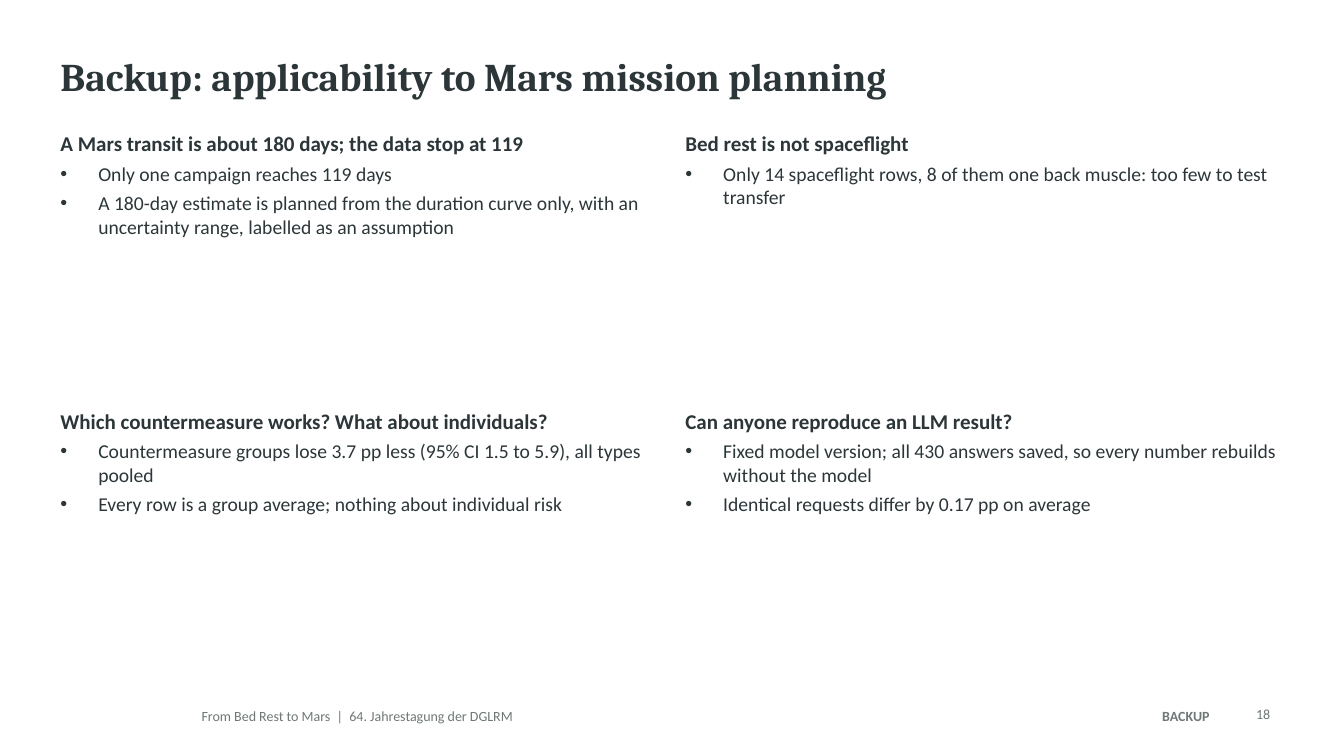
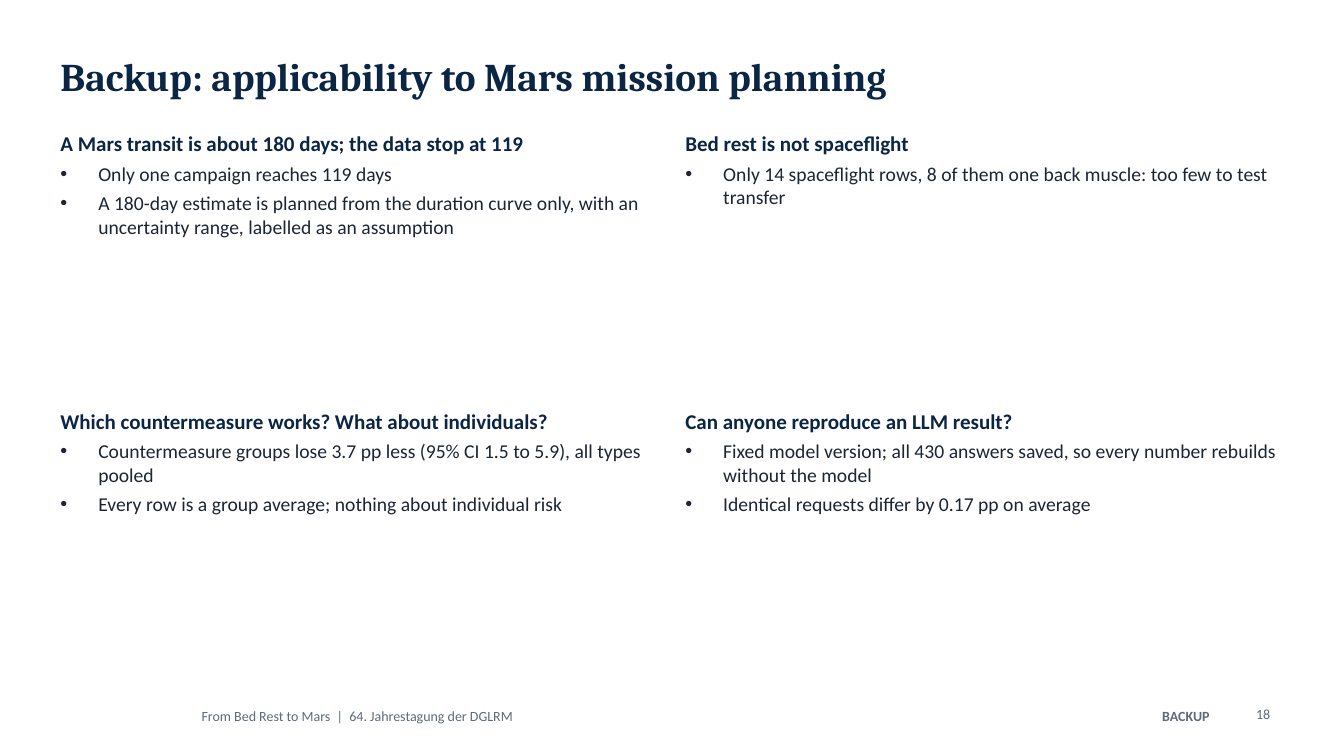
Before and after one commit to MiladBahariQaragoz/BedrestToMars, a slide deck: slide 18 of presentation/bed-rest-to-mars-talk.pptx. Drawn at 1344x756 pixels with LibreOffice and Linux fonts; fonts in the diff are those of the drawing; background and template pictures are left out. Boxes give left, top, right and bottom in pixels: in the first picture for what was removed or moved away, otherwise in the second. Text is boxed around its words. In the diff, an @@ line names an element or a change of style, - is before the commit and + after.

```diff
--- a/presentation/bed-rest-to-mars-talk.pptx
+++ b/presentation/bed-rest-to-mars-talk.pptx
@@ title "Backup: applicability to Mars mission ..." at bbox=[60, 63, 886, 100]: text colour #2C3639 to #0B2545 @@
@@ text "A Mars transit is about ..." at bbox=[60, 136, 639, 238]: text colour #2C3639 to #0B2545 in "A Mars transit is about 180 days; ..."; text colour #2C3639 to #1B2533 in "Only one campaign reaches 119 days", "A 180-day estimate is planned from the ..." @@
@@ text "Bed rest is not spaceflight" at bbox=[685, 136, 1267, 204]: text colour #2C3639 to #0B2545 in "Bed rest is not spaceflight"; text colour #2C3639 to #1B2533 in "Only 14 spaceflight rows, 8 of them ..." @@
@@ text "Which countermeasure works? What about ..." at bbox=[60, 414, 640, 515]: text colour #2C3639 to #0B2545 in "Which countermeasure works? What about individuals?"; text colour #2C3639 to #1B2533 in "Countermeasure groups lose 3.7 pp less (95% ...", "Every row is a group average; nothing ..." @@
@@ text "Can anyone reproduce an LLM ..." at bbox=[685, 414, 1276, 515]: text colour #2C3639 to #0B2545 in "Can anyone reproduce an LLM result?"; text colour #2C3639 to #1B2533 in "Fixed model version; all 430 answers saved, ...", "Identical requests differ by 0.17 pp on ..." @@
@@ text colour #6F7877 to #5D6B7B in 3 elements at bbox=[1162, 712, 1209, 721], bbox=[1256, 709, 1270, 719], bbox=[202, 711, 513, 724] @@
```
Also in this commit, not shown: 17 other slides changed, 17 other files.
